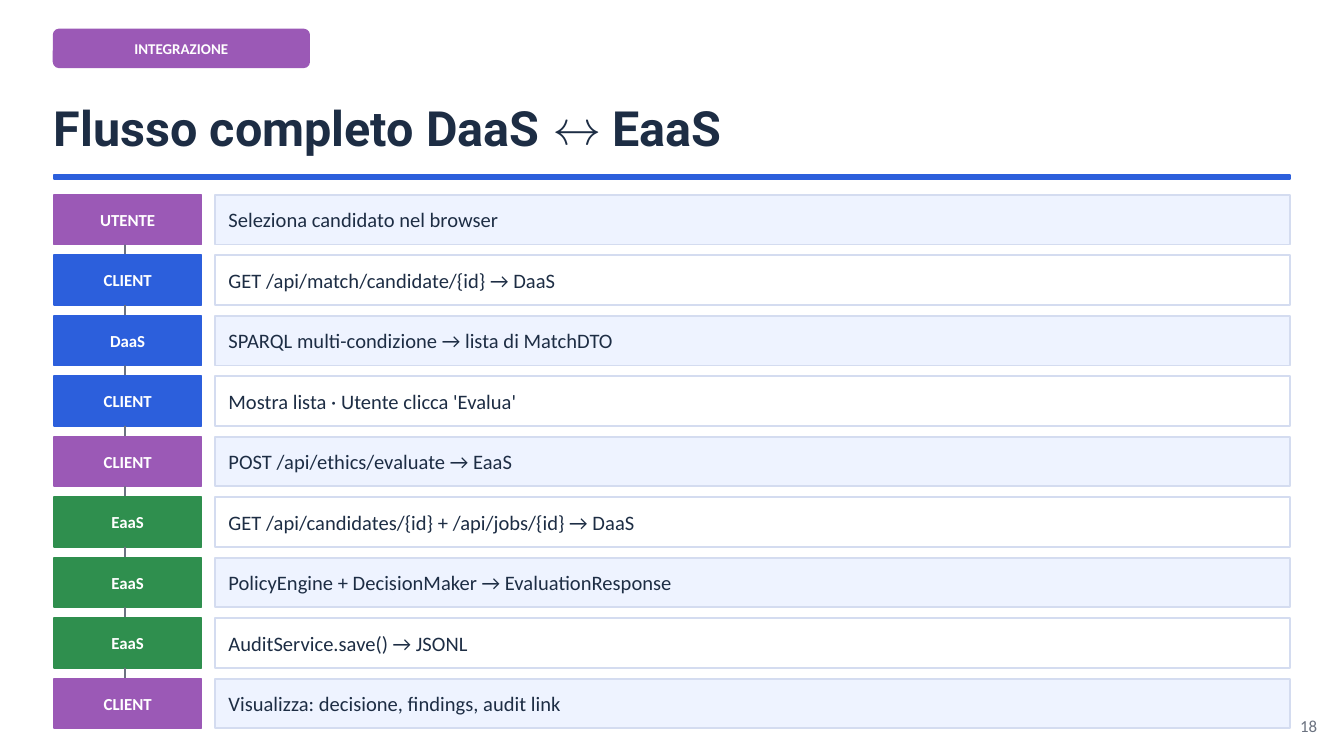
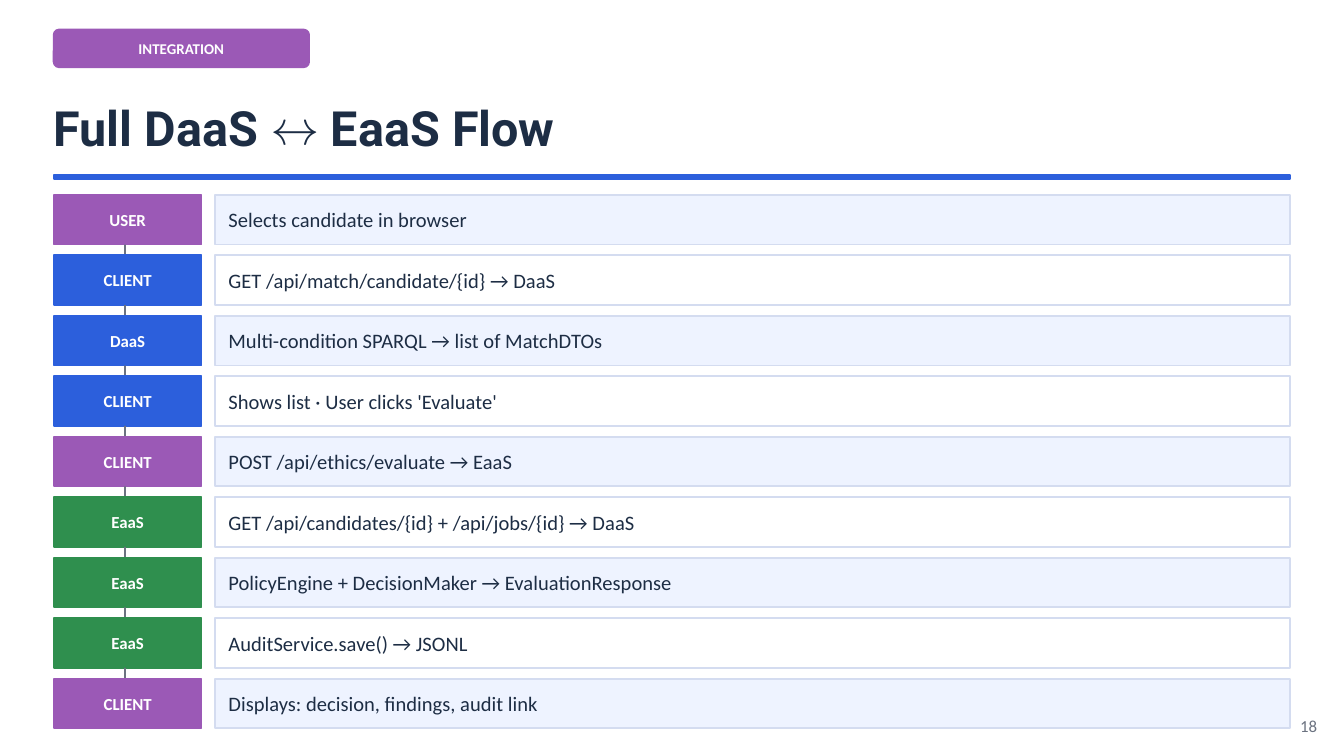
Before and after one commit to ediscota/SOSE-Homework, a slide deck: slide 18 of slides/SoSE-Employment-DaaS-EaaS.pptx. Drawn at 1344x756 pixels with LibreOffice and Linux fonts; fonts in the diff are those of the drawing. Boxes give left, top, right and bottom in pixels: in the first picture for what was removed or moved away, otherwise in the second. Text is boxed around its words. In the diff, an @@ line names an element or a change of style, - is before the commit and + after.

```diff
--- a/slides/SoSE-Employment-DaaS-EaaS.pptx
+++ b/slides/SoSE-Employment-DaaS-EaaS.pptx
@@ text at box(138, 44, 224, 54): text changed @@
-INTEGRAZIONE
+INTEGRATION
@@ text at box(54, 109, 554, 147): text changed @@
-Flusso completo DaaS ↔ EaaS
+Full DaaS ↔ EaaS Flow
@@ text at box(109, 215, 146, 226): text changed @@
-UTENTE
+USER
@@ text at box(228, 212, 466, 227): text changed @@
-Seleziona candidato nel browser
+Selects candidate in browser
@@ text at box(228, 333, 602, 351): text changed @@
-SPARQL multi-condizione → lista di MatchDTO
+Multi-condition SPARQL → list of MatchDTOs
@@ text at box(228, 394, 497, 409): text changed @@
-Mostra lista · Utente clicca 'Evalua'
+Shows list · User clicks 'Evaluate'
@@ text at box(228, 696, 538, 715): text changed @@
-Visualizza: decisione, findings, audit link
+Displays: decision, findings, audit link
```
Also in this commit, not shown: 19 other slides changed, 2 slides added, 2 slides removed, 2 other files.
